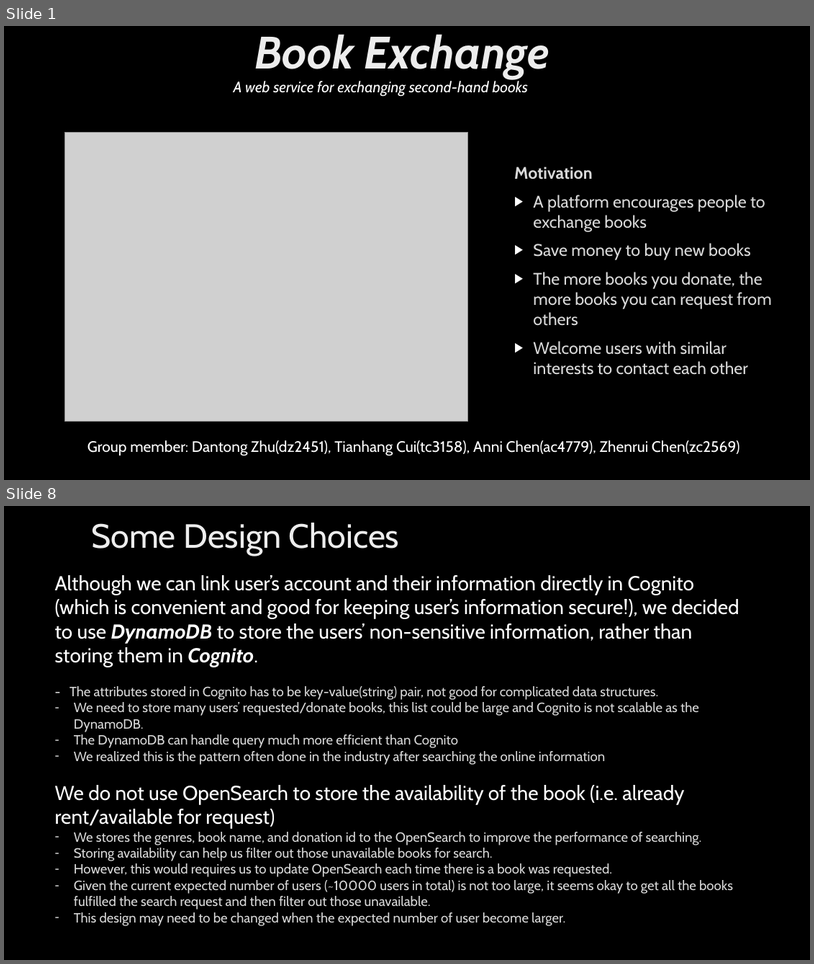
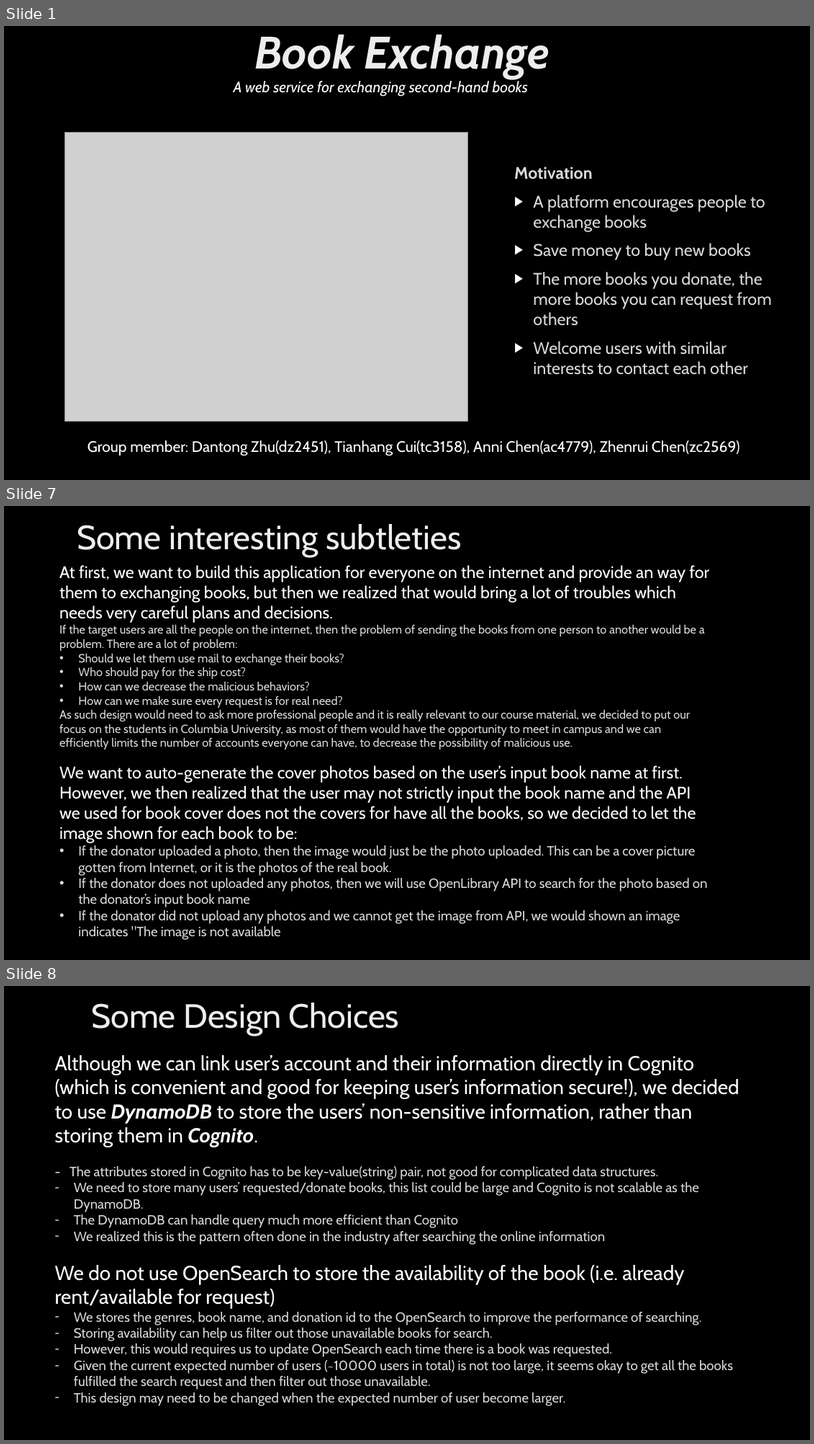
Before and after one commit to thcui/book-exchange, a slide deck: presentation-book-exchange.pptx. Shown one above the other, each under a label of ours: slides 1 and 8 before the commit, slides 1, 7 and 8 after it; the slides between them are not shown. The pictures are 814x964 and 814x1444 pixels, drawn with LibreOffice and Linux fonts; fonts in the diff are those of the drawing; grey boxes stand for pictures; background and template pictures are left out. Boxes give left, top, right and bottom in pixels: in the first picture for what was removed or moved away, otherwise in the second. Text is boxed around its words. In the diff, an @@ line names an element or a change of style, - is before the commit and + after.

```diff
--- a/presentation-book-exchange.pptx
+++ b/presentation-book-exchange.pptx
@@ slide 7 added at box(4, 506, 810, 960), background picture (left out) @@
@@ title added at box(77, 524, 462, 558), 40 pt, text gradient #BFBFBF to #EDEDED to #FFFFFF @@
+Some interesting subtleties
@@ text added at box(59, 565, 710, 939), 14 pt, text #D9D9D9 @@
+At first, we want to build this application for everyone on the internet and provide an way for them to exchanging books, but then we realized that would bring a lot of troubles which needs very careful plans and decisions.
+If the target users are all the people on the internet, then the problem of sending the books from one person to another would be a problem. There are a lot of problem:
+• Should we let them use mail to exchange their books?
+• Who should pay for the ship cost?
+• How can we decrease the malicious behaviors?
+• How can we make sure every request is for real need?
+As such design would need to ask more professional people and it is really relevant to our course material, we decided to put our focus on the students in Columbia University, as most of them would have the opportunity to meet in campus and we can efficiently limits the number of accounts everyone can have, to decrease the possibility of malicious use.
+We want to auto-generate the cover photos based on the user’s input book name at first. However, we then realized that the user may not strictly input the book name and the API we used for book cover does not the covers for have all the books, so we decided to let the image shown for each book to be:
+• If the donator uploaded a photo, then the image would just be the photo uploaded. This can be a cover picture gotten from Internet, or it is the photos of the real book.
+• If the donator does not uploaded any photos, then we will use OpenLibrary API to search for the photo based on the donator’s input book name
+• If the donator did not upload any photos and we cannot get the image from API, we would shown an image indicates "The image is not available
```
Also in this commit, not shown: 4 slides changed, 1 slide removed, 1 other file.
